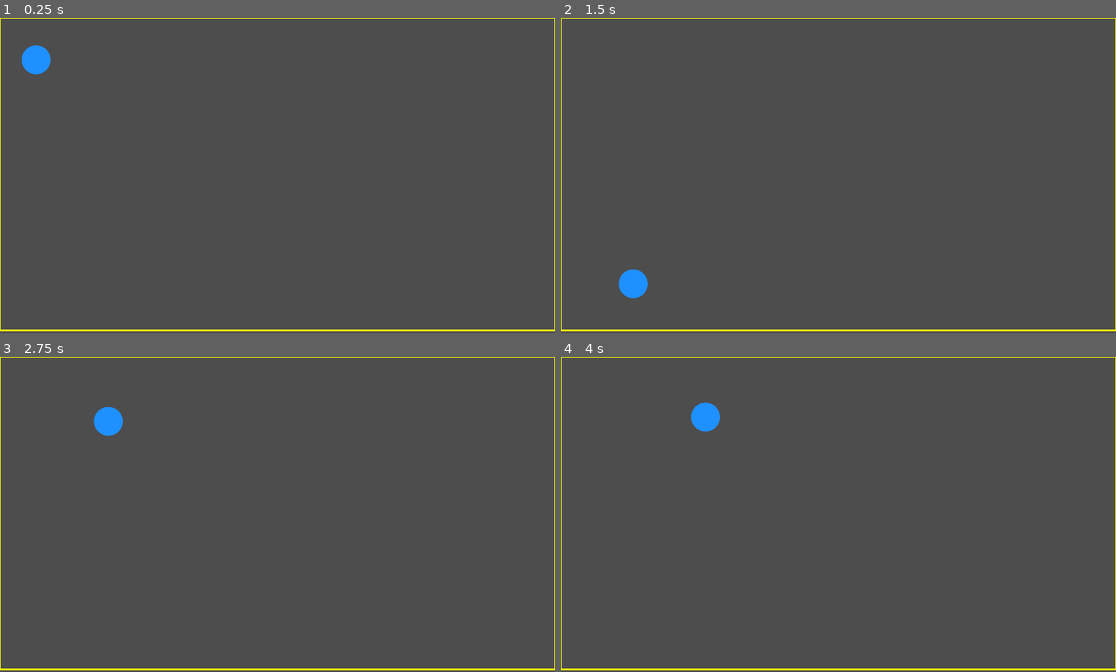
Above: before the commit, frames 1-4 (two rows, left to right).
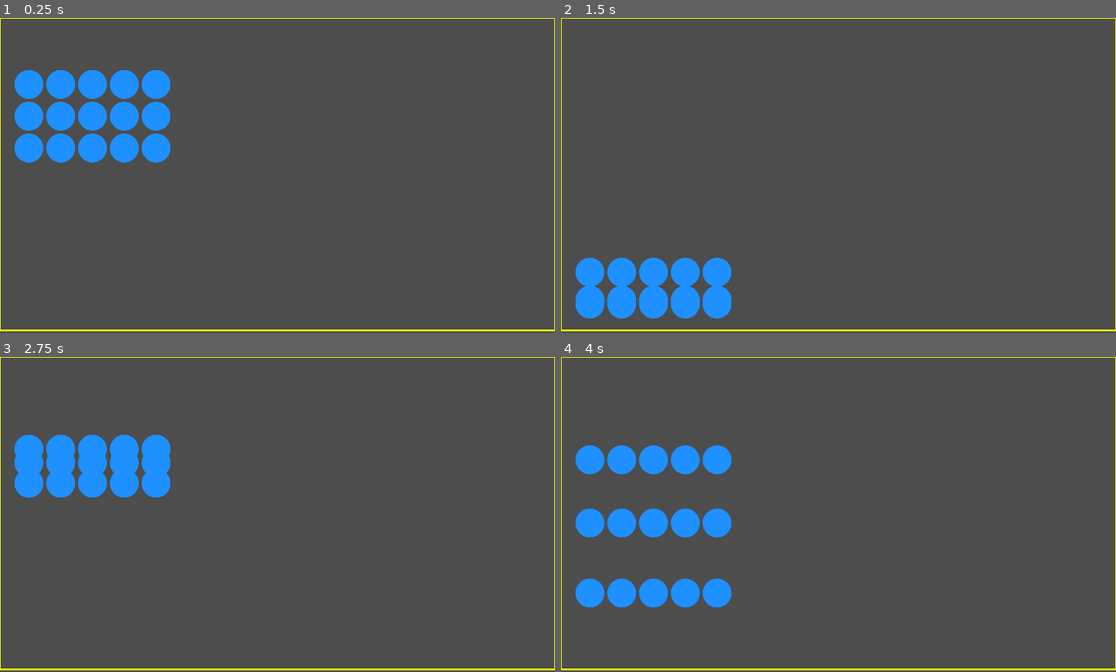
Above: after the commit, the same moments.

Repository: Daniel53245/Dai-s-Fluid
Game: Godot game, scene res://main.tscn
Two runs of this game, one before a commit and one after it. Both use one fixed random seed, a clock stepped at 60 frames per second and the inputs below.
Inputs:
- Up to frame 1 (0.25 s): no input
- Up to frame 2 (1.5 s): no input
- Up to frame 3 (2.75 s): no input
- Up to frame 4 (4 s): no input

The runs differ from the first frame. In frame 1, 6.1% of the frame differs, in the area x 2-31%, y 8-46%; in frame 2, 4.1%; in frame 3, 4.9%; in frame 4, 6.1%, in the area x 2-31%, y 14-80%.

Commit message:
add bounce

Diff:
--- a/main.gd
+++ b/main.gd
@@ -1,15 +1,39 @@
 extends Node2D
+
+
 
 var max_x = 1920
 var max_y = max_x* 9/16
+var gravity = 9.8
 
-var gravity = 9.8
-var particle_position = Vector2(100,100)
-var particle_velocity = Vector2(100,100)
+var particle_positions = []
+var particle_velocities = []
 var particle_color = Color.DODGER_BLUE
 var particle_radius = 50
 var bound_x = max_x - particle_radius
 var bound_y = max_y - particle_radius
+var colision_damping = 1
+var num_rows = 3
+var columns = 5
+
+func _ready():
+	initltialise()
+
+func initltialise():
+	var x_pos = particle_radius
+	var y_pos = particle_radius * 2
+	for i in range(num_rows):
+		y_pos += particle_radius*2 + 10
+		x_pos = particle_radius*2
+		for j in range(columns):
+			print(x_pos)
+			print(y_pos)
+			particle_positions.append(Vector2(x_pos,y_pos))
+			particle_velocities.append(Vector2(0,0))
+			x_pos += particle_radius * 2 + 10
+	print(len(particle_positions))
+	print(len(particle_velocities))
+	return
 
 func draw_boundry():
 	draw_line(Vector2(0,0),Vector2(max_x,0),Color.YELLOW,5)
@@ -18,26 +42,30 @@
 	draw_line(Vector2(0,max_y),Vector2(0,0),Color.YELLOW,5)
 
 func resolve_boundry():
-	if(particle_position.x > bound_x):
-		particle_position.x = bound_x
-		particle_velocity.x *= -1
-	if(particle_position.x < particle_radius):
-		particle_position.x = particle_radius
-		particle_velocity.x *= -1
-	if(particle_position.y > bound_y):
-		particle_position.y = bound_y
-		particle_velocity.y *= -1
-	if(particle_position.y < particle_radius):
-		particle_position.y = particle_radius
-		particle_velocity.y *= -1
+	for p in range(len(particle_positions)):
+		if(particle_positions[p].x > bound_x):
+			particle_positions[p].x = bound_x
+			particle_velocities[p].x *= -1 * colision_damping
+		if(particle_positions[p].x < particle_radius):
+			particle_positions[p].x = particle_radius
+			particle_velocities[p].x *= -1 * colision_damping
+		if(particle_positions[p].y > bound_y):
+			particle_positions[p].y = bound_y
+			particle_velocities[p].y *= -1 * colision_damping
+		if(particle_positions[p].y < particle_radius):
+			particle_positions[p].y = particle_radius
+			particle_velocities[p].y *= -1 * colision_damping
+
 
 func _process(delta):
 	#accelerating
-	particle_velocity.y  = particle_velocity.y + gravity
-	particle_position = particle_position + delta*particle_velocity
+	for i in range(len(particle_positions)):
+		particle_velocities[i].y  = particle_velocities[i].y + gravity
+		particle_positions[i] = particle_positions[i] + delta*particle_velocities[i]
 	resolve_boundry()
 	queue_redraw()
 
 func _draw():
 	draw_boundry()
-	draw_circle(particle_position, particle_radius, particle_color)
+	for i in range(len(particle_positions)):
+		draw_circle(particle_positions[i], particle_radius, particle_color)
